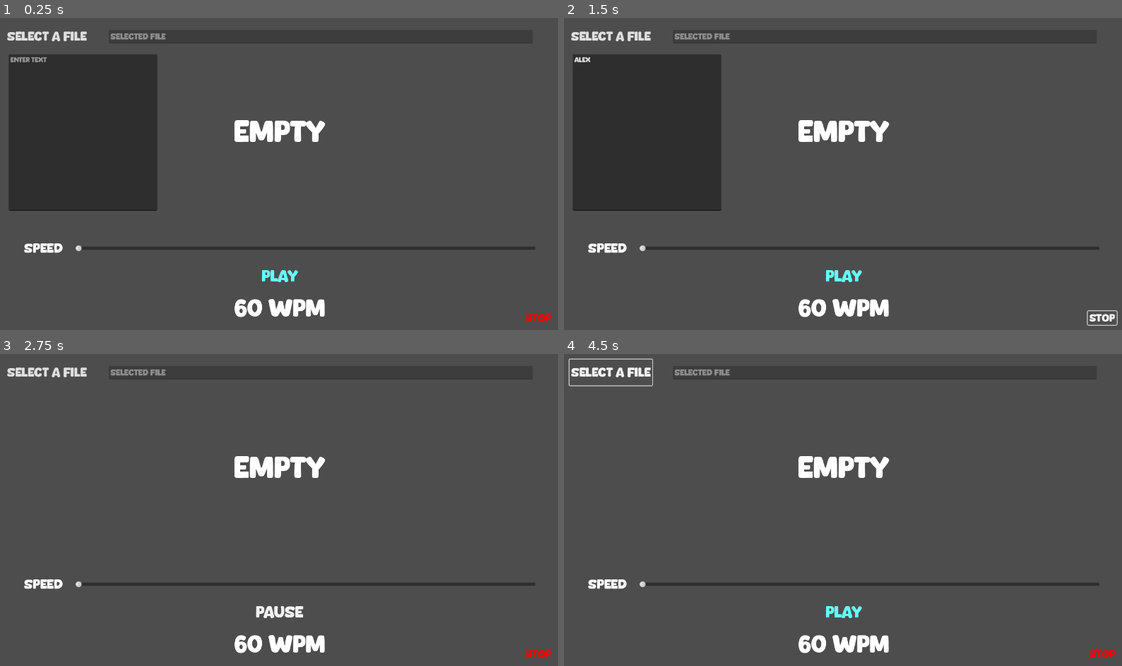
Above: before the commit, frames 1-4 (two rows, left to right).
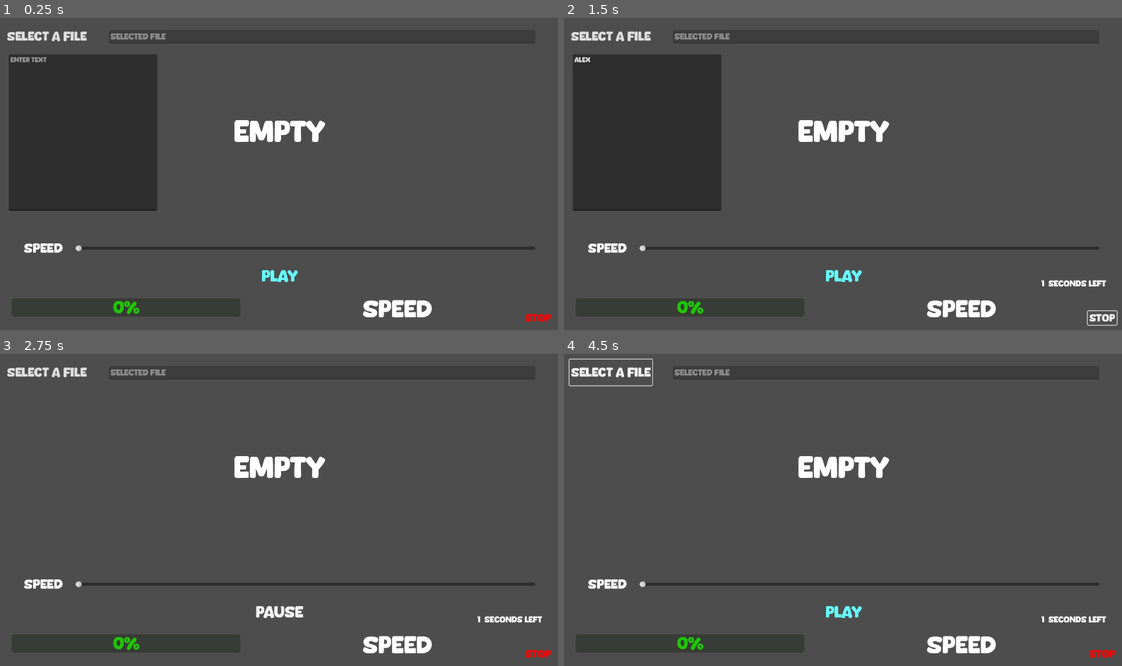
Above: after the commit, the same moments.

Repository: alhmoraansel/SpeedReadApp
Game: Godot game, scene res://new.tscn
Same seed, same stepped clock (60 frames per second), same inputs: the game is played once before the commit and once after it.
Inputs (mouse positions are in pixels of both pictures, inside the frame that each line leads up to):
- Up to frame 1 (0.25 s): no input
- Up to frame 2 (1.5 s): click (647, 133) at 0.52 s; type "Alex" at 0.6 s; click "stop" at 1.25 s
- Up to frame 3 (2.75 s): click "play" at 2 s
- Up to frame 4 (4.5 s): click "select a file" at 2.75 s; click "play" at 3.5 s; click "select a file" at 4.25 s

The runs differ from the first frame. In frame 1, 1.3% of the frame differs, in the area x 20-78%, y 90-96%; in frame 2, 1.5%, in the area x 20-98%, y 83-96%; in frame 3, 1.5%; in frame 4, 1.5%.

Commit message:
ver 3
added reading progressbar

Diff:
--- a/new.gd
+++ b/new.gd
@@ -8,41 +8,42 @@
 @onready var filepathlabel = %filepathlabel
 @onready var pausebutton = %pausebutton
 @onready var texts = %texts
+@onready var progress_bar = %ProgressBar
+@onready var time_left = %timeLeft
 
 var is_playing := false
 
 var filePath
 var main_string = null
-var word_count=0
-var z:=0
+var word_count=0.0
+var z:=0.0
 var string_to_print
+var progress:float
+var wordsperminte = 60
+var timeLeft
 
-func _process(_delta):
-	if texts.visible:
-		main_string=texts.text
-		word_count = main_string.get_slice_count(" ")
-
-	wpm.text = str(60/timer.wait_time)+" WPM"
-
+func _on_timer_timeout():
 	if string_to_print: label.text = string_to_print
-
-	if z== word_count:
+	progress_bar.value =progress
+	if main_string: next_word(main_string,z)
+	if z-1 == word_count:
 		texts.visible = true
 		resumebutton.visible = true
 		pausebutton.visible = false
 		z=0
 		timer.stop()
-
-func _on_timer_timeout():
-	if main_string: next_word(main_string,z)
+	updateTimeLeftIndicator()
 
 func next_word (text:String,index:int):
 	string_to_print = text.get_slice(" ",index)
 	z+=1
+	progress =  z/word_count *100
 
 func _on_h_slider_value_changed(value):
+	wordsperminte = 60/timer.wait_time
 	timer.wait_time = 1/value
-
+	wpm.text = str(wordsperminte)+" WPM"
+	updateTimeLeftIndicator()
 
 func _on_file_dialog_file_selected(path):
 	filepathlabel.text = path
@@ -53,6 +54,7 @@
 		main_string = text
 		texts.text = main_string
 		word_count = main_string.get_slice_count(" ")
+	updateTimeLeftIndicator()
 
 func _on_pausebutton_button_down():
 	resumebutton.visible = true
@@ -69,6 +71,7 @@
 	timer.start()
 
 func _on_stopbutton_button_down():
+	progress = 0.0
 	texts.visible = true
 	resumebutton.visible = true
 	pausebutton.visible = false
@@ -81,3 +84,18 @@
 	timer.stop()
 	z=0
 	file_dialog.popup()
+
+func updateTimeLeftIndicator():
+	if word_count:
+		timeLeft = (word_count-z)/wordsperminte
+		if timeLeft < 1.0:
+			timeLeft*=60
+			time_left.text = str(snapped(timeLeft,1))+"  seconds Left"
+		else:
+			time_left.text = str(snapped(timeLeft,0.1))+"  mins Left"
+
+func _on_texts_text_changed():
+	updateTimeLeftIndicator()
+	if texts.visible:
+		main_string=texts.text
+		word_count = main_string.get_slice_count(" ")
--- a/new.tscn
+++ b/new.tscn
@@ -24,14 +24,27 @@
 default_font_size = 38
 Label/fonts/font = ExtResource("4_m30ds")
 
+[sub_resource type="Theme" id="Theme_w1fl7"]
+default_font = ExtResource("4_m30ds")
+default_font_size = 25
+Label/fonts/font = ExtResource("4_m30ds")
+
+[sub_resource type="Theme" id="Theme_e6m6o"]
+default_font = ExtResource("4_m30ds")
+default_font_size = 41
+Label/fonts/font = ExtResource("4_m30ds")
+
 [sub_resource type="LabelSettings" id="LabelSettings_u4tnx"]
 font = ExtResource("4_m30ds")
 font_size = 57
 
-[sub_resource type="Theme" id="Theme_w1fl7"]
-default_font = ExtResource("4_m30ds")
-default_font_size = 25
-Label/fonts/font = ExtResource("4_m30ds")
+[sub_resource type="Theme" id="Theme_m2jgv"]
+default_font = ExtResource("4_m30ds")
+default_font_size = 16
+Label/fonts/font = ExtResource("4_m30ds")
+
+[sub_resource type="LabelSettings" id="LabelSettings_n71t2"]
+font_size = 20
 
 [node name="Node2D" type="Control"]
 layout_mode = 3
@@ -105,7 +118,7 @@
 layout_mode = 1
 offset_left = 270.0
 offset_top = 36.0
-offset_right = 1295.0
+offset_right = 1301.0
 offset_bottom = 69.0
 theme = SubResource("Theme_84ct0")
 theme_override_colors/font_color = Color(0.482353, 0.14902, 0.0666667, 1)
@@ -173,13 +186,6 @@
 text = "pause"
 flat = true
 
-[node name="wpm" type="Label" parent="MarginContainer/VBoxContainer"]
-unique_name_in_owner = true
-layout_mode = 2
-text = "SPEED"
-label_settings = SubResource("LabelSettings_u4tnx")
-horizontal_alignment = 1
-
 [node name="stopbutton" type="Button" parent="."]
 layout_mode = 1
 anchors_preset = 3
@@ -198,6 +204,40 @@
 theme_override_colors/font_color = Color(1, 0, 0, 1)
 text = "stop"
 flat = true
+
+[node name="ProgressBar" type="ProgressBar" parent="."]
+unique_name_in_owner = true
+modulate = Color(0.368627, 1, 0.188235, 1)
+self_modulate = Color(0.360784, 0.819608, 0, 1)
+layout_mode = 1
+anchors_preset = 2
+anchor_top = 1.0
+anchor_bottom = 1.0
+offset_left = 35.0
+offset_top = -80.0
+offset_right = 588.0
+offset_bottom = -36.0
+grow_vertical = 0
+theme = SubResource("Theme_e6m6o")
+
+[node name="wpm" type="Label" parent="."]
+unique_name_in_owner = true
+layout_mode = 1
+anchors_preset = 3
+anchor_left = 1.0
+anchor_top = 1.0
+anchor_right = 1.0
+anchor_bottom = 1.0
+offset_left = -481.0
+offset_top = -80.0
+offset_right = -315.0
+offset_bottom = -26.0
+grow_horizontal = 0
+grow_vertical = 0
+size_flags_horizontal = 8
+text = "SPEED"
+label_settings = SubResource("LabelSettings_u4tnx")
+horizontal_alignment = 1
 
 [node name="FileDialog" type="FileDialog" parent="."]
 unique_name_in_owner = true
@@ -216,7 +256,25 @@
 access = 2
 use_native_dialog = true
 
+[node name="timeLeft" type="Label" parent="."]
+unique_name_in_owner = true
+layout_mode = 1
+anchors_preset = 3
+anchor_left = 1.0
+anchor_top = 1.0
+anchor_right = 1.0
+anchor_bottom = 1.0
+offset_left = -205.0
+offset_top = -126.0
+offset_right = -19.0
+offset_bottom = -72.0
+grow_horizontal = 0
+grow_vertical = 0
+theme = SubResource("Theme_m2jgv")
+label_settings = SubResource("LabelSettings_n71t2")
+
 [connection signal="timeout" from="Timer" to="." method="_on_timer_timeout"]
+[connection signal="text_changed" from="texts" to="." method="_on_texts_text_changed"]
 [connection signal="button_down" from="startbutton" to="." method="_on_startbutton_button_down"]
 [connection signal="value_changed" from="MarginContainer/VBoxContainer/GridContainer/HSlider" to="." method="_on_h_slider_value_changed"]
 [connection signal="button_down" from="MarginContainer/VBoxContainer/center container/resumebutton" to="." method="_on_resumebutton_button_down"]
Not shown: 1 places in new.tscn that only renumber resources
Not shown, changed: builds/android/speedread.apk
Not shown, changed: builds/android/speedread.apk.idsig
Not shown, changed: builds/windows/speedread.pck
